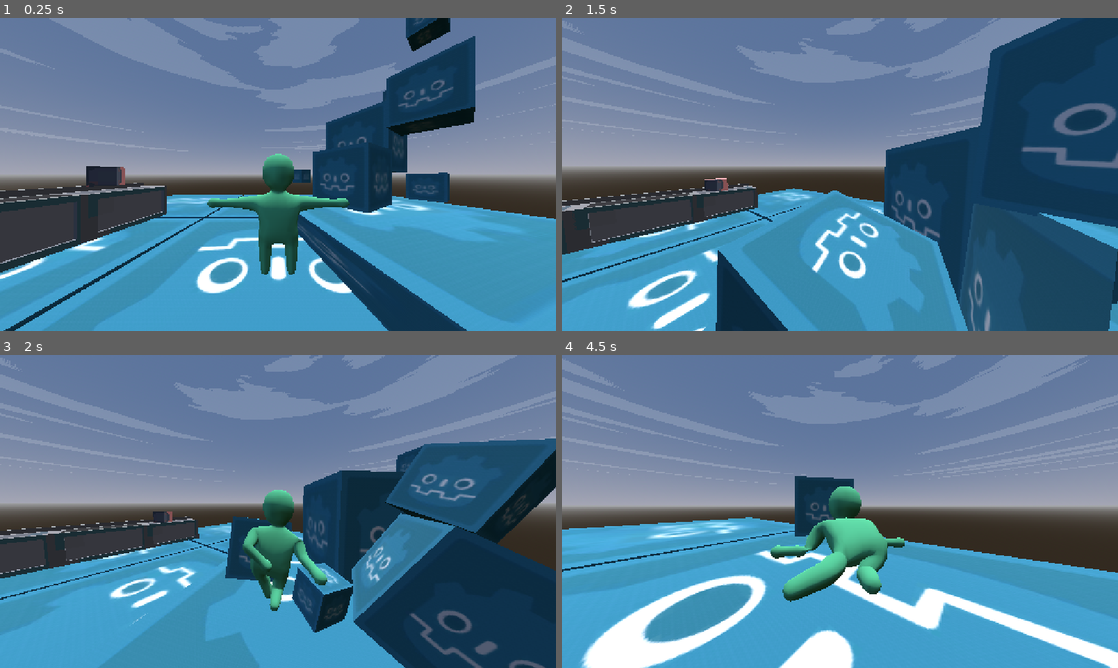
Above: before the commit, frames 1-4 (two rows, left to right).
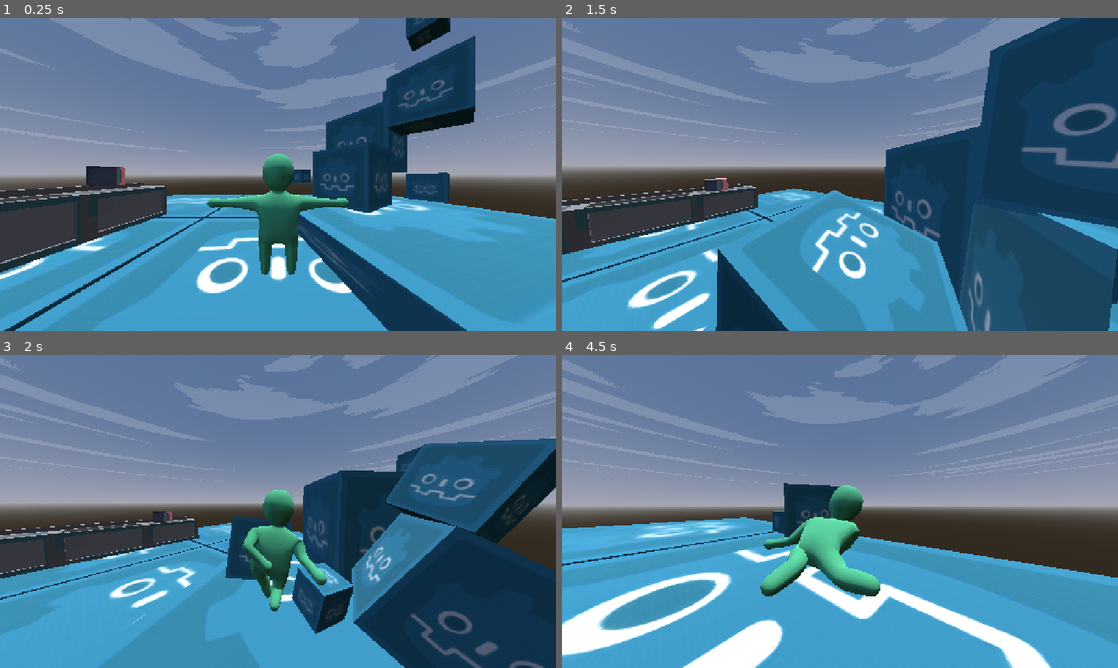
Above: after the commit, the same moments.

Repository: Lost-Rabbit-Digital/ChefWobbles
Game: Godot game, scene res://scenes/worlds/demo_scene.tscn
Two runs of this game, one before a commit and one after it. Both use one fixed random seed, a clock stepped at 60 frames per second and the inputs below. Sound files missing from this copy of the repository are replaced by a short silence.
Inputs (mouse positions are in pixels of both pictures, inside the frame that each line leads up to):
- Up to frame 1 (0.25 s): no input
- Up to frame 2 (1.5 s): move the mouse to (962, 158) at 0.52 s; press the mouse at (962, 158) at 0.53 s; hold D (move_right) 0.53-1.28 s; tap Space (jump) at 0.77 s; move the mouse to (812, 174) at 1.27 s; release the mouse at (812, 174) at 1.28 s; hold W (move_forward) from 1.28 s (still down); right-click (812, 174) at 1.35 s
- Up to frame 3 (2 s): keep holding W (move_forward); tap Space (jump) at 1.52 s
- Up to frame 4 (4.5 s): keep holding W (move_forward); move the mouse to (851, 505) at 2.02 s; tap R (ragdoll) at 2.1, 4.35 s; move the mouse to (834, 517) at 2.77 s; click (834, 517) at 2.85 s; tap Space (jump) at 3.02, 3.77 s; move the mouse to (878, 514) at 3.52 s; hold Right mouse button (grab_right) 3.53-4.28 s; move the mouse to (795, 508) at 4.27 s

Frame 1 is identical in both runs. In frame 2, less than 0.1% of the frame differs, in the area x 7-100%, y 0-100%; in frame 3, 0.5%; in frame 4, 23%, in the area x 0-100%, y 38-100%.
Error before the commit: Parse Error: Class "CollisionMonitor" hides a global script class. (res://scripts/audio/collision_audio_manager.gd:4)

Commit message:
Fixed collision sound detection

Diff:
--- a/godot_project/Scripts/audio/collision_audio_manager.gd
+++ b/godot_project/Scripts/audio/collision_audio_manager.gd
@@ -1,29 +1,6 @@
 # CollisionAudioManager.gd
 # Singleton script - Add to AutoLoad as "CollisionAudio"
-## Collision Monitor Helper Class
-class_name CollisionMonitor extends Node
-
-var audio_manager: Node
-var monitored_body: RigidBody3D
-var previous_colliding_bodies: Array = []
-
-func _process(_delta):
-	if not monitored_body or not is_instance_valid(monitored_body):
-		queue_free()
-		return
-
-	# Get currently colliding bodies
-	var current_colliding = monitored_body.get_colliding_bodies()
-
-	# Check for NEW collisions (bodies that weren't colliding before)
-	for body in current_colliding:
-		if not body in previous_colliding_bodies:
-			print("CollisionMonitor: NEW collision detected between ", monitored_body.name, " and ", body.name)
-			if audio_manager and audio_manager.has_method("_on_rigidbody_collision"):
-				audio_manager._on_rigidbody_collision(body, monitored_body)
-
-	# Update the previous list
-	previous_colliding_bodies = current_colliding.duplicate()
+extends Node
 
 ## Audio bank for different material combinations
 @export var audio_banks: Dictionary = {}
@@ -42,26 +19,27 @@
 
 ## Material definitions - extend this for your game
 var material_sounds: Dictionary = {
-	"metal": ["res://audio/impacts/metal_clang_01.ogg", "res://audio/impacts/metal_clang_02.ogg"],
-	"wood": ["res://audio/impacts/wood_thunk_01.ogg", "res://audio/impacts/wood_knock_02.ogg"],
-	"stone": ["res://audio/impacts/stone_crack_01.ogg", "res://audio/impacts/rock_hit_02.ogg"],
-	"glass": ["res://audio/impacts/glass_break_01.ogg", "res://audio/impacts/glass_shatter_02.ogg"],
-	"plastic": ["res://audio/impacts/plastic_tap_01.ogg", "res://audio/impacts/plastic_hit_02.ogg"],
-	"default": ["res://audio/impacts/generic_thud_01.ogg", "res://audio/impacts/generic_impact_02.ogg"]
+	"metal": ["res://audio/sound_effects/impacts/impact_1.mp3"],
+	"wood": ["res://audio/sound_effects/impacts/impact_1.mp3"],
+	"stone": ["res://audio/sound_effects/impacts/impact_1.mp3"],
+	"glass": ["res://audio/sound_effects/impacts/impact_1.mp3"],
+	"plastic": ["res://audio/sound_effects/impacts/impact_1.mp3"],
+	"paper": ["res://audio/sound_effects/impacts/impact_1.mp3"],
+	"flesh": ["res://audio/sound_effects/impacts/impact_1.mp3"],
+	"default": ["res://audio/sound_effects/impacts/impact_1.mp3"]
 }
 
 func _ready():
-	set_process(true)
 	print("CollisionAudioManager: AutoLoad working! System initialized.")
 
 	# Initialize audio pool
-	_create_audio_pool(20)  # Adjust pool size based on your needs
+	_create_audio_pool(20)
 
 	# Connect to new RigidBody3D nodes automatically
 	get_tree().node_added.connect(_on_node_added)
 	print("CollisionAudioManager: Connected to node_added signal")
 
-	# IMPORTANT: Scan for existing RigidBody3D nodes already in the scene
+	# Scan for existing RigidBody3D nodes
 	_scan_existing_rigidbodies()
 
 	# Clean up old collision timers periodically
@@ -70,25 +48,6 @@
 	cleanup_timer.timeout.connect(_cleanup_collision_timers)
 	cleanup_timer.autostart = true
 	add_child(cleanup_timer)
-
-func _scan_existing_rigidbodies():
-	"""Scan the entire scene tree for existing RigidBody3D nodes"""
-	print("CollisionAudioManager: Scanning for existing RigidBody3D nodes...")
-	var root = get_tree().current_scene
-	if root:
-		_recursive_scan_for_rigidbodies(root)
-	else:
-		print("CollisionAudioManager: No current scene found during scan")
-
-func _recursive_scan_for_rigidbodies(node: Node):
-	"""Recursively search for RigidBody3D nodes"""
-	if node is RigidBody3D:
-		print("CollisionAudioManager: Found existing RigidBody3D - ", node.name)
-		_setup_rigidbody_collision_detection(node)
-
-	# Check all children
-	for child in node.get_children():
-		_recursive_scan_for_rigidbodies(child)
 
 func _create_audio_pool(size: int):
 	"""Create a pool of reusable AudioStreamPlayer3D nodes"""
@@ -100,6 +59,25 @@
 		add_child(player)
 		audio_pool.append(player)
 
+func _scan_existing_rigidbodies():
+	"""Scan the entire scene tree for existing RigidBody3D nodes"""
+	print("CollisionAudioManager: Scanning for existing RigidBody3D nodes...")
+	var root = get_tree().current_scene
+	if root:
+		_recursive_scan_for_rigidbodies(root)
+	else:
+		print("CollisionAudioManager: No current scene found during scan")
+
+func _recursive_scan_for_rigidbodies(node: Node):
+	"""Recursively search for RigidBody3D nodes"""
+	if node is RigidBody3D:
+		print("CollisionAudioManager: Found existing RigidBody3D - ", node.name)
+		_setup_rigidbody_collision_detection(node)
+
+	# Check all children
+	for child in node.get_children():
+		_recursive_scan_for_rigidbodies(child)
+
 func _on_node_added(node: Node):
 	"""Automatically connect to RigidBody3D collision signals"""
 	if node is RigidBody3D:
@@ -110,41 +88,24 @@
 			_setup_rigidbody_collision_detection(node)
 
 func _setup_rigidbody_collision_detection(rigidbody: RigidBody3D):
-	"""Set up collision detection for a RigidBody3D - using the correct method!"""
-	# Enable contact monitoring
+	"""Set up collision detection for a RigidBody3D using proper signals"""
+	print("CollisionAudioManager: Setting up collision detection for ", rigidbody.name)
+
+	# Enable contact monitoring - REQUIRED for collision signals
 	rigidbody.contact_monitor = true
 	rigidbody.max_contacts_reported = 10
-
-	# For RigidBody3D, we need to use integration override or connect to the contact signals
-	# Let's use the contact reporting method
-	print("CollisionAudioManager: Setting up collision detection for ", rigidbody.name)
-
-	# Connect to contact signals if they exist
-	if rigidbody.has_signal("body_entered"):
-		if not rigidbody.body_entered.is_connected(_on_rigidbody_collision.bind(rigidbody)):
-			rigidbody.body_entered.connect(_on_rigidbody_collision.bind(rigidbody))
-			print("CollisionAudioManager: Connected to body_entered for ", rigidbody.name)
-	else:
-		print("CollisionAudioManager: ", rigidbody.name, " does NOT have body_entered signal")
-		print("CollisionAudioManager: Available signals for ", rigidbody.name, ": ", rigidbody.get_signal_list())
-
-	# Alternative: Use physics process to check colliding bodies
-	_setup_physics_collision_monitoring(rigidbody)
-
-func _setup_physics_collision_monitoring(rigidbody: RigidBody3D):
-	"""Alternative method: Monitor collisions through physics process"""
-	print("CollisionAudioManager: Setting up physics monitoring for ", rigidbody.name)
-
-	# Add a collision monitor script component to this rigidbody
-	var monitor = CollisionMonitor.new()
-	monitor.audio_manager = self
-	monitor.monitored_body = rigidbody
-	rigidbody.add_child(monitor)
-	print("CollisionAudioManager: Added collision monitor to ", rigidbody.name)
+	print("CollisionAudioManager: Enabled contact monitoring for ", rigidbody.name)
+
+	# Connect to the correct collision signals
+	if not rigidbody.body_entered.is_connected(_on_rigidbody_collision):
+		rigidbody.body_entered.connect(_on_rigidbody_collision.bind(rigidbody))
+		print("CollisionAudioManager: Connected body_entered signal for ", rigidbody.name)
+
+	print("CollisionAudioManager: Setup complete for ", rigidbody.name)
 
 func _on_rigidbody_collision(other_body: Node, collider: RigidBody3D):
-	"""Handle RigidBody3D collision - NOTE: RigidBody3D doesn't actually have body_entered!"""
-	print("CollisionAudioManager: RigidBody collision detected!")
+	"""Handle RigidBody3D collision using the proper signal"""
+	print("CollisionAudioManager: Collision detected!")
 	print("  Collider: ", collider.name)
 	print("  Other: ", other_body.name)
 
@@ -156,15 +117,15 @@
 
 	# Check cooldown to prevent audio spam
 	var collision_key = _get_collision_key(collider, other_body)
-	var current_time = Time.get_time_dict_from_system()
-	var time_stamp = current_time.hour * 3600 + current_time.minute * 60 + current_time.second + current_time.millisecond * 0.001
+	var time_stamp = Time.get_time_dict_from_system()
+	var current_time_seconds = time_stamp.hour * 3600 + time_stamp.minute * 60 + time_stamp.second
 
 	if collision_timers.has(collision_key):
-		if time_stamp - collision_timers[collision_key] < collision_cooldown:
+		if current_time_seconds - collision_timers[collision_key] < collision_cooldown:
 			print("  Collision on cooldown - skipping")
 			return
 
-	collision_timers[collision_key] = time_stamp
+	collision_timers[collision_key] = current_time_seconds
 
 	# Play appropriate sound
 	_play_collision_sound(collision_data)
@@ -317,12 +278,12 @@
 
 func _cleanup_collision_timers():
 	"""Remove old collision timer entries"""
-	var current_time = Time.get_time_dict_from_system()
-	var time_stamp = current_time.hour * 3600 + current_time.minute * 60 + current_time.second
+	var time_stamp = Time.get_time_dict_from_system()
+	var current_time_seconds = time_stamp.hour * 3600 + time_stamp.minute * 60 + time_stamp.second
 
 	var keys_to_remove = []
 	for key in collision_timers:
-		if time_stamp - collision_timers[key] > 10.0:  # Remove entries older than 10 seconds
+		if current_time_seconds - collision_timers[key] > 10.0:  # Remove entries older than 10 seconds
 			keys_to_remove.append(key)
 
 	for key in keys_to_remove:
